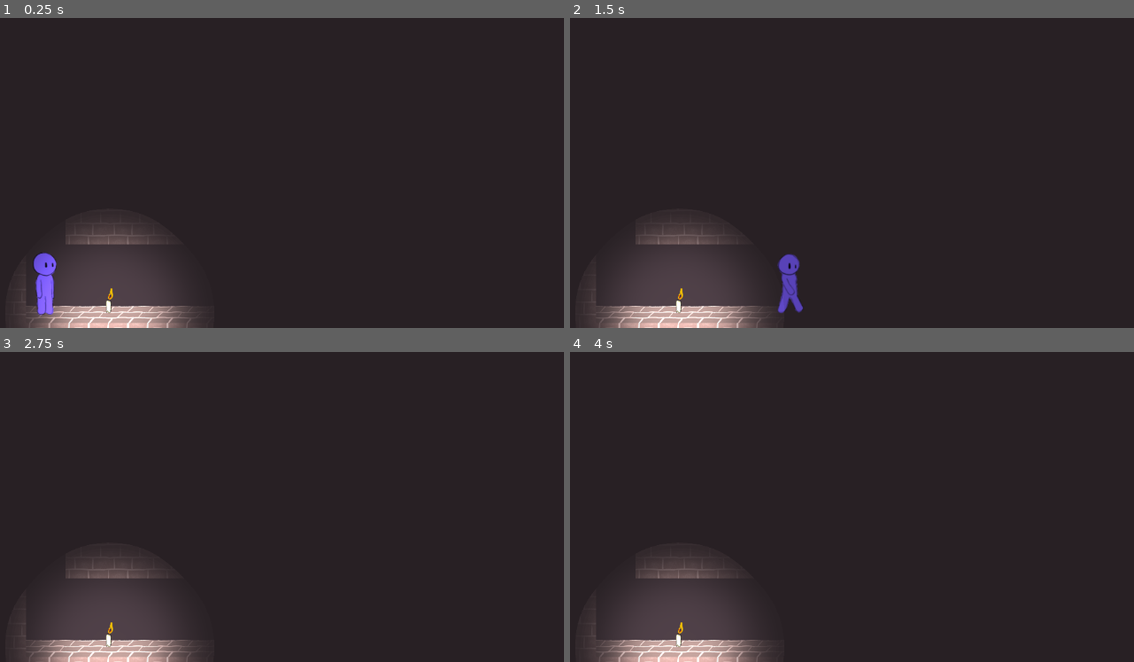
Above: before the commit, frames 1-4 (two rows, left to right).
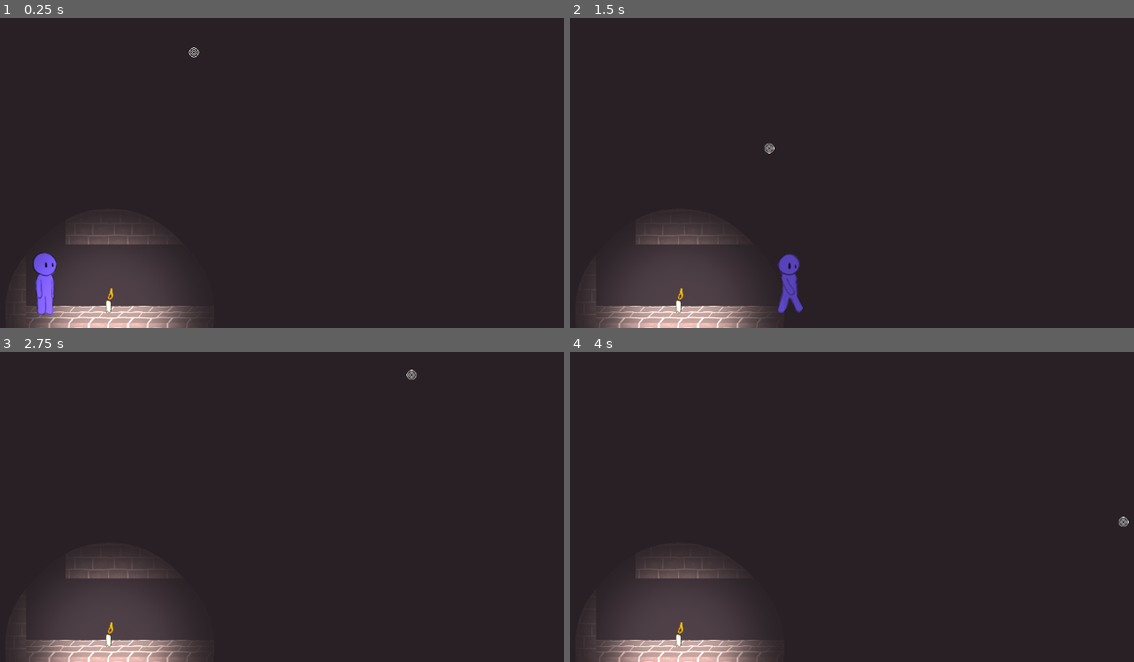
Above: after the commit, the same moments.

Repository: isaacwkm/csgd-capstone-project
Game: Godot game, scene res://scenes/world.tscn
The game is run twice, just before and just after one commit, with the same random seed, the same clock (stepped at 60 frames per second) and the same inputs.
Inputs (mouse positions are in pixels of both pictures, inside the frame that each line leads up to):
- Up to frame 1 (0.25 s): no input
- Up to frame 2 (1.5 s): tap Enter at 0.5 s; move the mouse to (1066, 107) at 0.52 s; hold D (move_right) from 0.53 s (still down); tap R (break_candle) at 0.6 s; tap Space (jump) at 0.77 s; move the mouse to (767, 148) at 1.27 s; tap E (pick_up) at 1.35 s
- Up to frame 3 (2.75 s): tap Space (jump) at 1.52 s; move the mouse to (411, 373) at 2.02 s; release D (move_right) at 2.03 s; hold A (move_left) from 2.03 s (still down); tap R (break_candle) at 2.1 s
- Up to frame 4 (4 s): move the mouse to (874, 541) at 2.77 s; release A (move_left) at 2.78 s; hold D (move_right) from 2.78 s (still down); tap E (pick_up) at 2.85 s; tap Space (jump) at 3.02, 3.5, 3.77 s; move the mouse to (1122, 522) at 3.52 s; tap R (break_candle) at 3.6 s

The runs differ from the first frame. In frame 1, less than 0.1% of the frame differs, in the area x 33-36%, y 9-13%; in frame 2, less than 0.1%, in the area x 34-37%, y 40-44%; in frame 3, less than 0.1%; in frame 4, less than 0.1%.

Commit message:
Implement reticle. Change all instances of _input to use _unhandled_input instead, per docs. That was my bad, sorry

Diff:
--- a/objects/carriable_item.gd
+++ b/objects/carriable_item.gd
@@ -16,7 +16,7 @@
 		global_position = _player.global_position + Vector2.UP * 32
 		linear_velocity = _player.get_real_velocity()
 
-func _input(event: InputEvent) -> void:
+func _unhandled_input(event: InputEvent) -> void:
 	if event.is_action_released("pick_up"):
 		if _player.heldItem == self:
 			_player.heldItem = null
--- /dev/null
+++ b/objects/reticle.gd
@@ -0,0 +1,16 @@
+extends Sprite2D
+
+@export var stick_sensitivity: float = 300.0
+@export var stick_deadzone: float = 0.125
+
+func _unhandled_input(event: InputEvent):
+	if event is InputEventMouseMotion:
+		position = event.position
+
+func _process(delta: float):
+	var input = Vector2(
+		Input.get_axis(&'look_left', &'look_right'),
+		Input.get_axis(&'look_up', &'look_down')
+	)
+	if input.length() > stick_deadzone:
+		global_position += input*stick_sensitivity*delta
--- /dev/null
+++ b/objects/reticle.tscn
@@ -0,0 +1,8 @@
+[gd_scene load_steps=3 format=3 uid="uid://b8iabltnlem5k"]
+
+[ext_resource type="Texture2D" uid="uid://dtqn6y6u16scx" path="res://textures/reticle.png" id="1_svrs1"]
+[ext_resource type="Script" path="res://objects/reticle.gd" id="2_ahnqi"]
+
+[node name="Reticle" type="Sprite2D"]
+texture = ExtResource("1_svrs1")
+script = ExtResource("2_ahnqi")
--- a/scenes/world.tscn
+++ b/scenes/world.tscn
@@ -1,9 +1,10 @@
-[gd_scene load_steps=6 format=4 uid="uid://bp24rmcwprehi"]
+[gd_scene load_steps=7 format=4 uid="uid://bp24rmcwprehi"]
 
 [ext_resource type="PackedScene" uid="uid://cci2vignjb6u4" path="res://objects/player_character.tscn" id="1_grg2j"]
 [ext_resource type="Material" uid="uid://bweju42buun6p" path="res://shaders/only_visible_in_light.tres" id="1_h8m8k"]
 [ext_resource type="TileSet" uid="uid://dg1io4ume71hh" path="res://textures/tileset/tileset.tres" id="2_13mpi"]
 [ext_resource type="Script" path="res://objects/screen_overlay.gd" id="2_h6ad5"]
+[ext_resource type="PackedScene" uid="uid://b8iabltnlem5k" path="res://objects/reticle.tscn" id="6_id7ps"]
 [ext_resource type="PackedScene" uid="uid://cdv7xd3dh42d0" path="res://objects/candle.tscn" id="6_of56d"]
 
 [node name="World" type="Node2D"]
@@ -26,3 +27,6 @@
 
 [node name="Candle" parent="." instance=ExtResource("6_of56d")]
 position = Vector2(200, 604)
+
+[node name="Reticle" parent="." instance=ExtResource("6_id7ps")]
+position = Vector2(337, 200)
